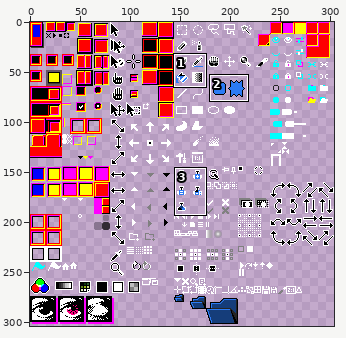
Sprite sheet: Aseprite 95/template-dark/sheet.png. Above, an overview of the earlier version with the close-up marked.
Close-up. First the earlier version:
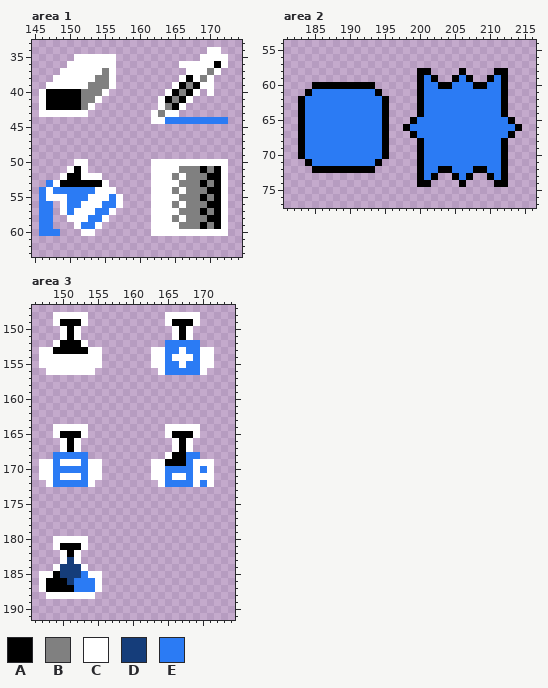
The file is 304x304 pixels. Pixels under 10% opacity are left out. Colours within 5 levels of each other are drawn and written as one. Shown: area 1: x 145..174, y 33..63; area 2: x 181..216, y 54..77; area 3: x 146..174, y 147..191. The commit also changed other parts of the picture, which this record leaves out.
Palette (. is transparent): A #000000  B #808080  C #ffffff  D #153d7a  E #2b7bf4
Pixels before, area 1, first column x 146:
34 ........................CC.
35 .....CCCCCC............CCCC
36 ....CCCCCCC.........CCCCCAC
37 ...CCCCCCBC..........CCCBC.
38 ..CCCCCCBBC.........CACBC..
39 .CCCCCCBBBC........CABACC..
40 CAAAAABBBC........CABAC.C..
41 CAAAAABBC........CABAC.....
42 CAAAAABC.........CBAC......
43 CCCCCCC.........CBCC.......
44 ................CCEEEEEEEEE
45 ...........................
46 ...........................
47 ...........................
48 ...........................
49 ...........................
50 .....CC.........CCCCCCCCCCC
51 ....CAC.........CCCCBBBABAC
52 ...CAACCC.......CCCBCBBBAAC
53 .ECAAAAAAC......CCCCBBBABAC
54 ECEEEEEECCC.....CCCBCBBBAAC
55 ECCCEEECCCEC....CCCCBBBABAC
56 EE.CEECCCEEC....CCCBCBBBAAC
57 EE.CECCCEEC.....CCCCBBBABAC
58 EE..CCCEEC......CCCBCBBBAAC
59 EE...CEEC.......CCCCBBBABAC
60 EEE...CC........CCCCCCCCCCC
Pixels before, area 2, first column x 183:
58 .................AA....A....AA..
59 .................AEA..AEA..AEA..
60 ..AAAAAAAAA......AEEAAEEEAAEEA..
61 .AEEEEEEEEEA.....AEEEEEEEEEEEA..
62 AEEEEEEEEEEEA....AEEEEEEEEEEEA..
63 AEEEEEEEEEEEA....AEEEEEEEEEEEA..
64 AEEEEEEEEEEEA....AEEEEEEEEEEEA..
65 AEEEEEEEEEEEA...AEEEEEEEEEEEEEA.
66 AEEEEEEEEEEEA..AEEEEEEEEEEEEEEEA
67 AEEEEEEEEEEEA...AEEEEEEEEEEEEEA.
68 AEEEEEEEEEEEA....AEEEEEEEEEEEA..
69 AEEEEEEEEEEEA....AEEEEEEEEEEEA..
70 AEEEEEEEEEEEA....AEEEEEEEEEEEA..
71 .AEEEEEEEEEA.....AEEEEEEEEEEEA..
72 ..AAAAAAAAA......AEEAAEEEAAEEA..
73 .................AEA..AEA..AEA..
74 .................AA....A....AA..
Pixels before, area 3, first column x 147:
148 ..CCCCC...........CCCCC..
149 ..CAAAC...........CAAAC..
150 ...CAC.............CAC...
151 ...CAC.............CAC...
152 ..CAAAC...........EEEEE..
153 CCAAAAACC.......CCEECEECC
154 CCCCCCCCC.......CCECCCECC
155 CCCCCCCCC.......CCEECEECC
156 .CCCCCCC.........CEEEEEC.
157 .........................
158 .........................
159 .........................
160 .........................
161 .........................
162 .........................
163 .........................
164 ..CCCCC...........CCCCC..
165 ..CAAAC...........CAAAC..
166 ...CAC.............CAC...
167 ...CAC.............CAC...
168 ..EEEEE...........CAAEE..
169 CCECCCECC.......CCAAAECCC
170 CCEEEEECC.......CCEEEECEC
171 CCECCCECC.......CCECCECCC
172 .CEEEEEC.........CEEEECEC
173 .........................
174 .........................
175 .........................
176 .........................
177 .........................
178 .........................
179 .........................
180 ..CCCCC..................
181 ..CAAAC..................
182 ...CAC...................
183 ...CDC...................
184 ..CDDDC..................
185 CCADDDECC................
186 CAAADEEEC................
187 CAAAAEEEC................
188 .CCCCCCC.................
Once edited:
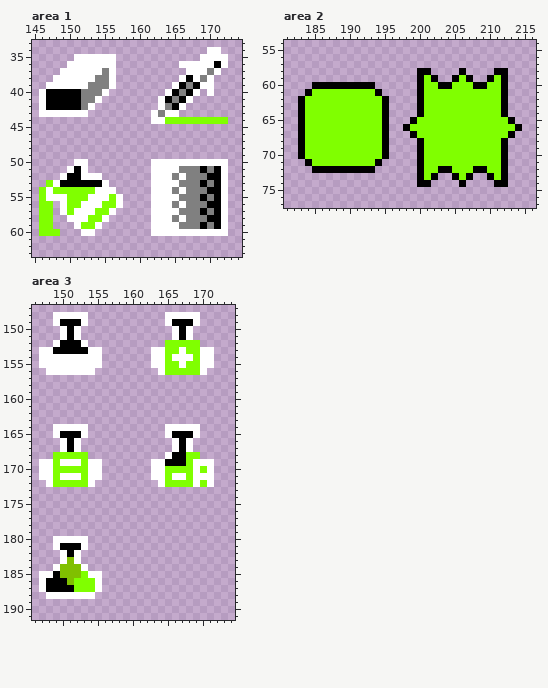
Diff:
colour D: #153d7a -> #80c000
colour E: #2b7bf4 -> #80ff00
Changed places in both close-ups, as pixel boxes (x1, y1, x2, y2):
changed: (165, 117, 228, 124)
changed: (39, 180, 116, 236)
changed: (410, 75, 515, 180)
changed: (305, 89, 382, 166)
changed: (165, 340, 200, 375)
changed: (53, 452, 88, 487)
changed: (165, 452, 207, 487)
changed: (60, 557, 95, 592)
